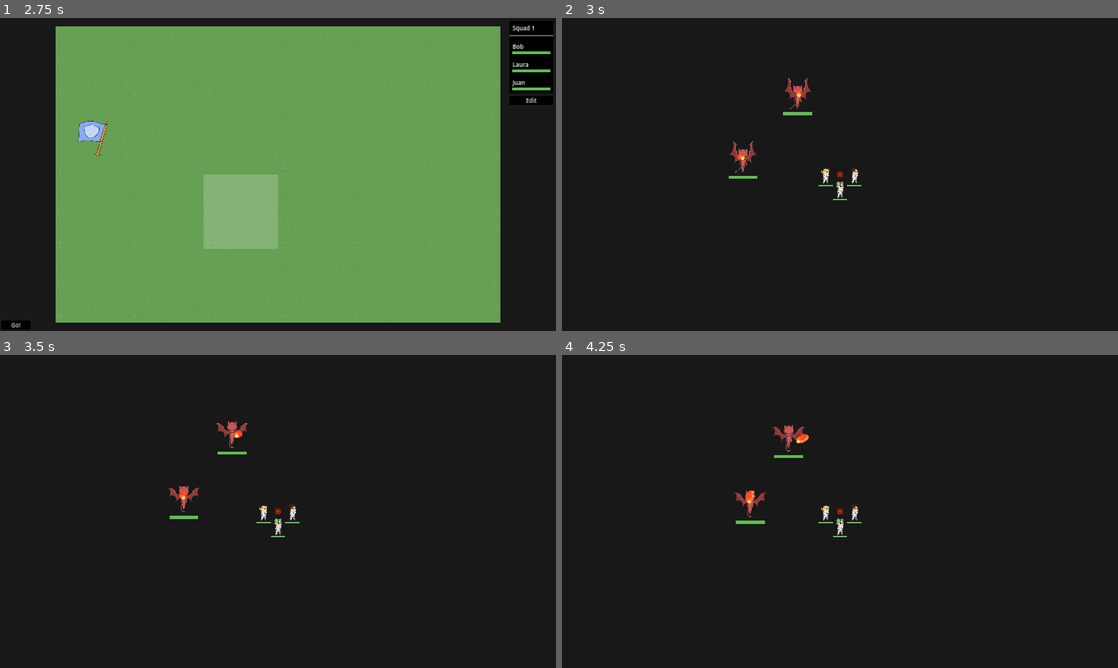
Above: before the commit, frames 1-4 (two rows, left to right).
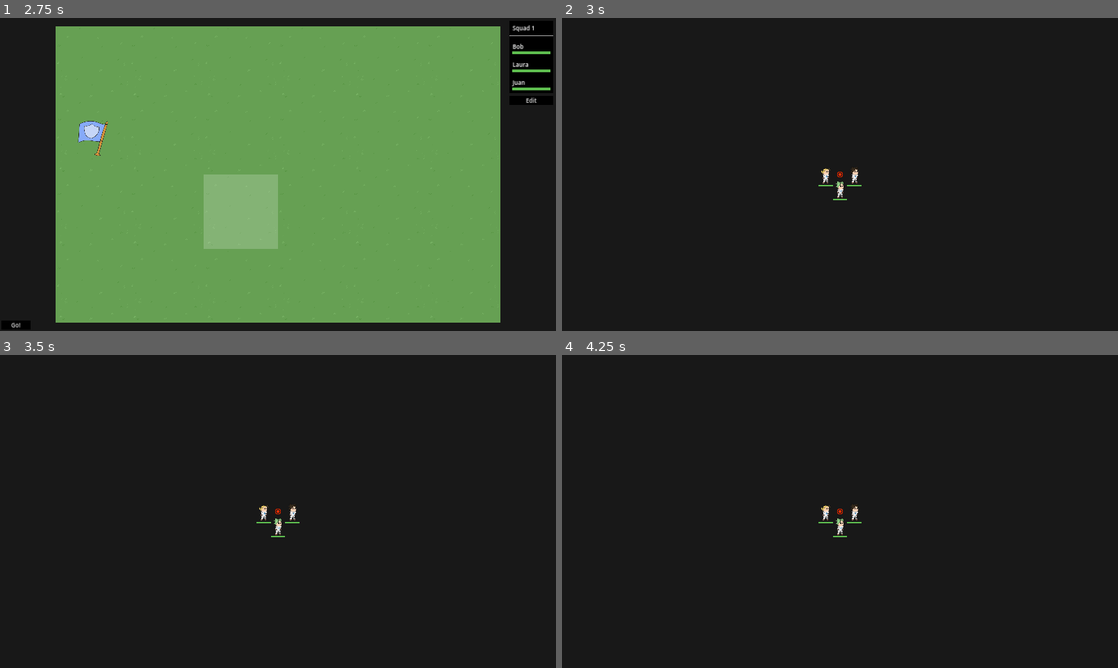
Above: after the commit, the same moments.

Repository: Hokome/BulletHellJam5
Game: Godot game, scene res://game.tscn
Same seed, same stepped clock (60 frames per second), same inputs: the game is played once before the commit and once after it.
Inputs (mouse positions are in pixels of both pictures, inside the frame that each line leads up to):
- Up to frame 1 (2.75 s): click (216, 174) at 0.52 s; click (216, 174) at 1.27 s; click (216, 174) at 2.02 s
- Up to frame 2 (3 s): click "Go!" at 2.75 s
- Up to frame 3 (3.5 s): no input
- Up to frame 4 (4.25 s): tap Enter at 3.5 s; drag from (840, 511) to (795, 433) at 3.52 s

Frame 1 is identical in both runs. In frame 2, 0.4% of the frame differs, in the area x 30-45%, y 18-52%; in frame 3, 0.4%; in frame 4, 0.5%, in the area x 31-45%, y 22-54%.

Commit message:
Grid fix

Diff:
--- a/map/map.gd
+++ b/map/map.gd
@@ -84,7 +84,7 @@
 func _ready():
 	generate_map()
 	$map_camera.translate(TILE_SIZE * HALF_MAP)
-	var starter_tile: Tile = get_tile(Vector2(1, 2))
+	var starter_tile: Tile = get_tile(Vector2(0, 1))
 	map.selected_tile = starter_tile
 	is_selecting_new_unit = true
 
@@ -127,13 +127,15 @@
 func _process(_delta):
 	cursor.position = get_cursor_world()
 
-func grid_to_world(grid_pos: Vector2i) -> Vector2: return (grid_pos as Vector2) * TILE_SIZE - Vector2.ONE * HALF_TILE
+func grid_to_world(grid_pos: Vector2i) -> Vector2: return (grid_pos as Vector2) * TILE_SIZE + Vector2.ONE * HALF_TILE
 
-func get_cursor_world() -> Vector2:
-	var cursor_pos = get_local_mouse_position()
-	return cursor_pos - cursor_pos.posmod(TILE_SIZE) + Vector2.ONE * HALF_TILE
+func snap_to_grid(world_pos: Vector2) -> Vector2: return world_pos - world_pos.posmod(TILE_SIZE) + Vector2.ONE * HALF_TILE
 
-func get_cursor_grid() -> Vector2i: return (get_cursor_world() / TILE_SIZE).round()
+func world_to_grid(world_pos: Vector2) -> Vector2i: return Vector2i(world_pos - world_pos.posmod(TILE_SIZE)) / TILE_SIZE
+
+func get_cursor_world() -> Vector2: return snap_to_grid(get_local_mouse_position())
+
+func get_cursor_grid() -> Vector2i: return world_to_grid(get_local_mouse_position())
 
 func _unhandled_input(event):
 	if !visible: return
@@ -172,7 +174,6 @@
 	selected_tile = null
 	fully_resolved = true
 
-
 func _on_confirm_pressed():
 	fully_resolved = false
 	visible = false
--- a/units/ally/unit.tscn
+++ b/units/ally/unit.tscn
@@ -14,13 +14,13 @@
 size = Vector2(32, 64)
 
 [sub_resource type="CircleShape2D" id="CircleShape2D_qa1u3"]
-radius = 600.0
+radius = 900.0
 
 [node name="unit_controller" type="CharacterBody2D"]
 motion_mode = 1
 script = ExtResource("1_jrvp2")
 speed = 200.0
-attack_cooldown = 2.0
+attack_cooldown = 0.2
 projectile_scene = ExtResource("2_r4ga7")
 
 [node name="health" type="Node2D" parent="." node_paths=PackedStringArray("ui")]
--- a/units/enemy/golem.tscn
+++ b/units/enemy/golem.tscn
@@ -30,7 +30,7 @@
 [node name="tree" type="Node" parent="." node_paths=PackedStringArray("blackboard", "actor")]
 script = ExtResource("2_1ls4v")
 actor_node_path = NodePath("..")
-blackboard = NodePath("@Node@47920")
+blackboard = NodePath("@Node@17498")
 actor = NodePath("..")
 
 [node name="sequence" type="Node" parent="tree"]
@@ -49,7 +49,7 @@
 selection_range = Vector2(800, 600)
 
 [node name="health" type="Node2D" parent="." node_paths=PackedStringArray("ui")]
-position = Vector2(0, 128)
+position = Vector2(0, 153)
 script = ExtResource("9_bj1vk")
 ui = NodePath("health_bar")
 max_value = 100
--- a/units/enemy/oni.tscn
+++ b/units/enemy/oni.tscn
@@ -30,7 +30,7 @@
 [node name="tree" type="Node" parent="." node_paths=PackedStringArray("blackboard", "actor")]
 script = ExtResource("4_kqbgk")
 actor_node_path = NodePath("..")
-blackboard = NodePath("@Node@22283")
+blackboard = NodePath("@Node@17496")
 actor = NodePath("..")
 
 [node name="sequence" type="Node" parent="tree"]
Not shown, added: map/boss_tile.png.import
